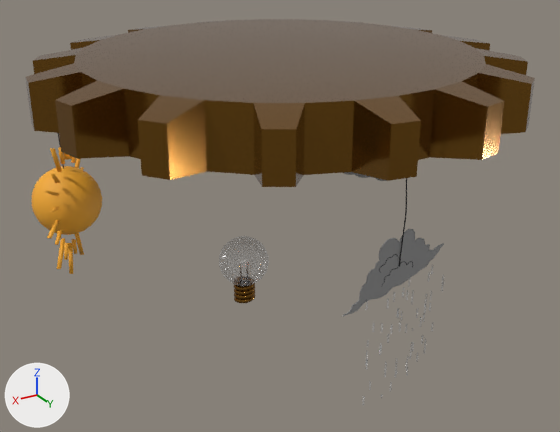
An edit to the glTF model public/assets/light_bulb_crank.glb, drawn before and after from the same camera.
Both versions are drawn from a 50 mm lens placed at (24.2, 45.5, 25.7), pointed at (-2.7, 0.7, 3.3). The lights are fixed; the arrows at lower left show +X, +Y and +Z. Where no turn or scale is listed for an object, it has been applied to the vertices. Vertices at the same position are counted once.

The scene before the commit, as lines of its bpy script (objects in view):
```python
me_circle = bpy.data.meshes.new('Circle')
me_circle.from_pydata(...)  # 416 vertices, 828 faces; spans x -16.9..16.9, y -16.9..16.9, z -2.1..2.0
me_circle.materials.append(mat_copper)  # brown #895f21
me_gp_layer_002 = bpy.data.meshes.new('GP_Layer.002')
me_gp_layer_002.from_pydata(...)  # 3172 vertices, 6923 faces; spans x -5.03..4.99, y -0.03..0.03, z -1.57..2.14
# faces by material slot: [5371, 1552]
me_gp_layer_002.materials.append(mat_cloud)  # grey #8b8b8b
me_gp_layer_002.materials.append(mat_cloud_darker)  # black #303030
me_sphere_003 = bpy.data.meshes.new('Sphere.003')
me_sphere_003.from_pydata(...)  # 3136 vertices, 6076 faces; spans x -0.098..0.11, y -0.568..0.689, z -0.624..0.664
me_sphere_003.materials.append(mat_transparent)  # white #e7e7e7
ob_crank = bpy.data.objects.new('crank', me_circle)
ob_crank.location = (-3.61, -0.89, 12.95)
ob_rain = bpy.data.objects.new('Rain', me_gp_layer_002)
ob_rain.parent = ob_crank
ob_rain.location = (0.401, 14.38, -8.332)
ob_rain.rotation_euler = (0.0, 0.0, -2.892)  # degrees (0, 0, -166)
ob_rain.scale = (0.991, 0.999, 1.0)
ob_raindrops = bpy.data.objects.new('raindrops', me_sphere_003)
ob_raindrops.parent = ob_rain
ob_raindrops.location = (-0.101, -0.851, -4.088)
ob_raindrops.rotation_euler = (-1.729, 0.0, 1.571)  # degrees (-99, 0, 90)
ob_raindrops.scale = (6.23, 6.23, 6.23)
# also in view: 'bulb' at (0.0, 0.0, -0.6); 'Clear' at (9.8, -9.5, 3.6)
```
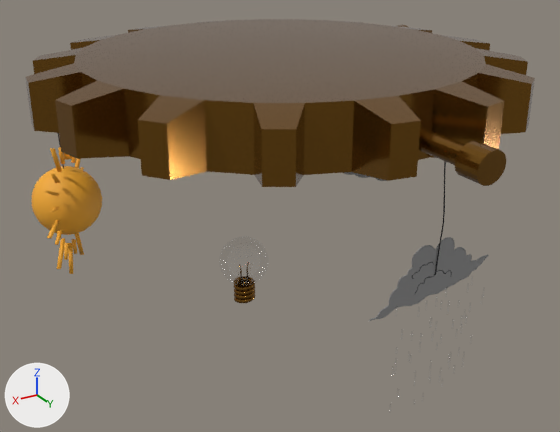
Boxes [x1, y1, x2, y2] around the edits, measured in the pictures (560 x 432 px):
'Rain', moved, turned: before [343, 229, 444, 316]; after [369, 237, 489, 321]
'raindrops', moved, turned: before [362, 264, 444, 406]; after [389, 275, 485, 413]
'cord_rain', moved, turned: before [399, 178, 407, 267]; after [435, 161, 446, 275]
part 1 of me_circle, added (brown): after [419, 127, 506, 186]

The change, as a list of edits to the scene's bpy script:
```text
Change me_circle:
    used by ob_crank; location = (-3.61, -0.89, 12.95)
    remove me_circle.from_pydata(...)  # 416 vertices, 828 faces; spans x -16.9..16.9, y -16.9..16.9, z -2.1..2.0
    add me_circle.from_pydata(...)  # 616 vertices, 1220 faces; spans x -18.5..16.9, y -16.9..19.9, z -2.1..2.0
    me_circle part 1: a new loose piece of 100 vertices spanning x -1.8..0.4, y 12.4..19.9, z -1.7..0.5, in mat_copper (brown #895f21)
Change ob_rain:
    ob_rain.location: (0.401, 14.38, -8.332) -> (-0.723, 16.3, -8.332)
    ob_rain.rotation_euler: (0.0, 0.0, -2.892) -> (0.0, 0.0, -3.048)  # degrees (0, 0, -166) -> degrees (0, 0, -175)
```
